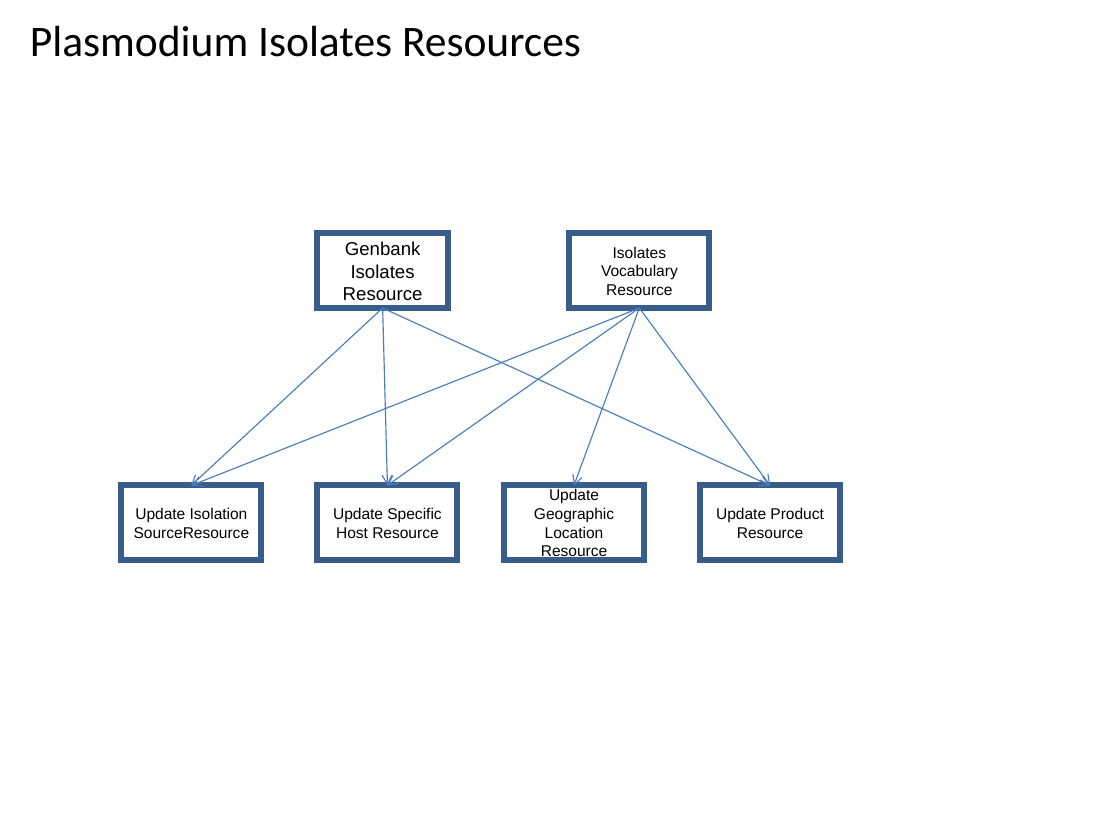
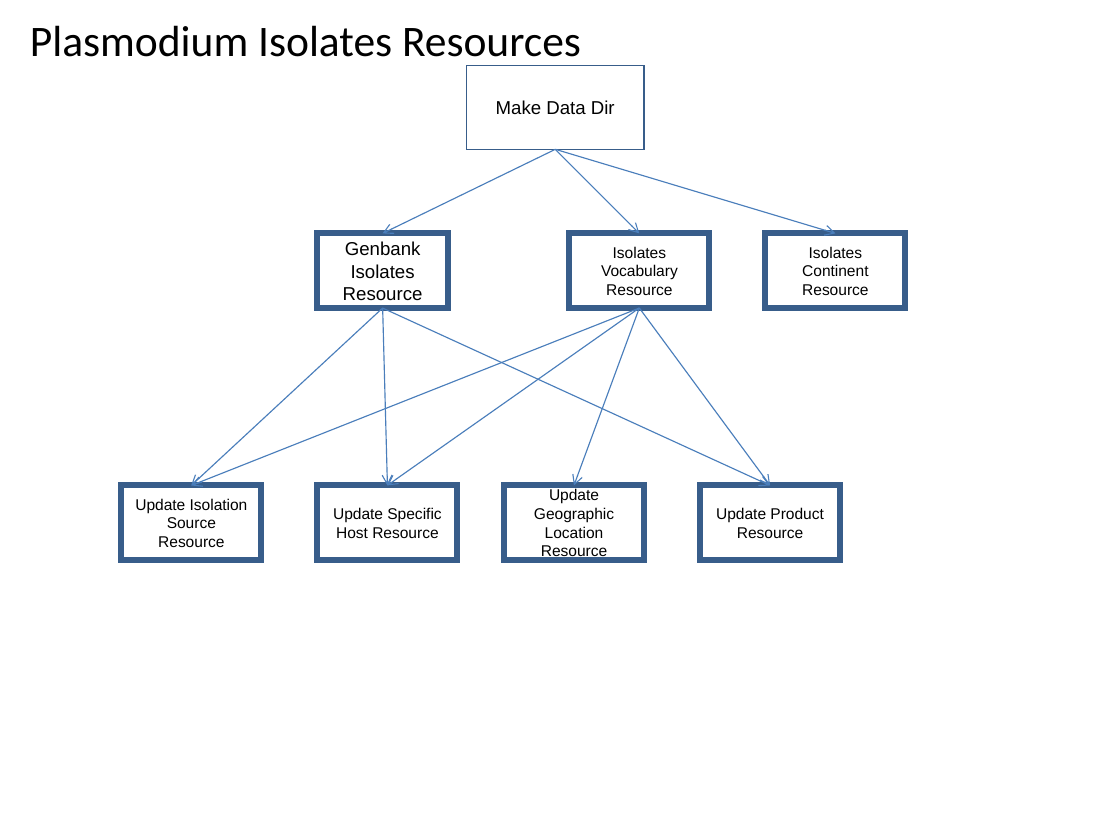
Before and after one commit to VEuPathDB/ApiCommonWorkflow, a slide deck: slide 39 of Main/doc/IntegratedWorkflow.ppt. Drawn at 1120x840 pixels with LibreOffice and Linux fonts; fonts in the diff are those of the drawing. Boxes give left, top, right and bottom in pixels: in the first picture for what was removed or moved away, otherwise in the second. Text is boxed around its words. In the diff, an @@ line names an element or a change of style, - is before the commit and + after.

```diff
--- a/Main/doc/IntegratedWorkflow.ppt
+++ b/Main/doc/IntegratedWorkflow.ppt
@@ rectangle added at box(467, 65, 644, 149), outline #385D8A 0.99 pt, 12 pt, text #000000 @@
+Make Data Dir
@@ arrow added from (556, 149) to (383, 233), #4A7EBB 0.74 pt @@
@@ arrow added from (556, 149) to (640, 233), #4A7EBB 0.74 pt @@
@@ arrow added from (556, 149) to (836, 233), #4A7EBB 0.74 pt @@
@@ rectangle added at box(765, 233, 905, 308), outline #385D8A 4 pt, 10 pt, text #000000 @@
+Isolates Continent
+Resource
@@ text in rectangle at box(135, 498, 248, 547): spaces changed @@
-Update Isolation SourceResource
+Update Isolation Source Resource
```
Also in this commit, not shown: 33 other slides changed.
